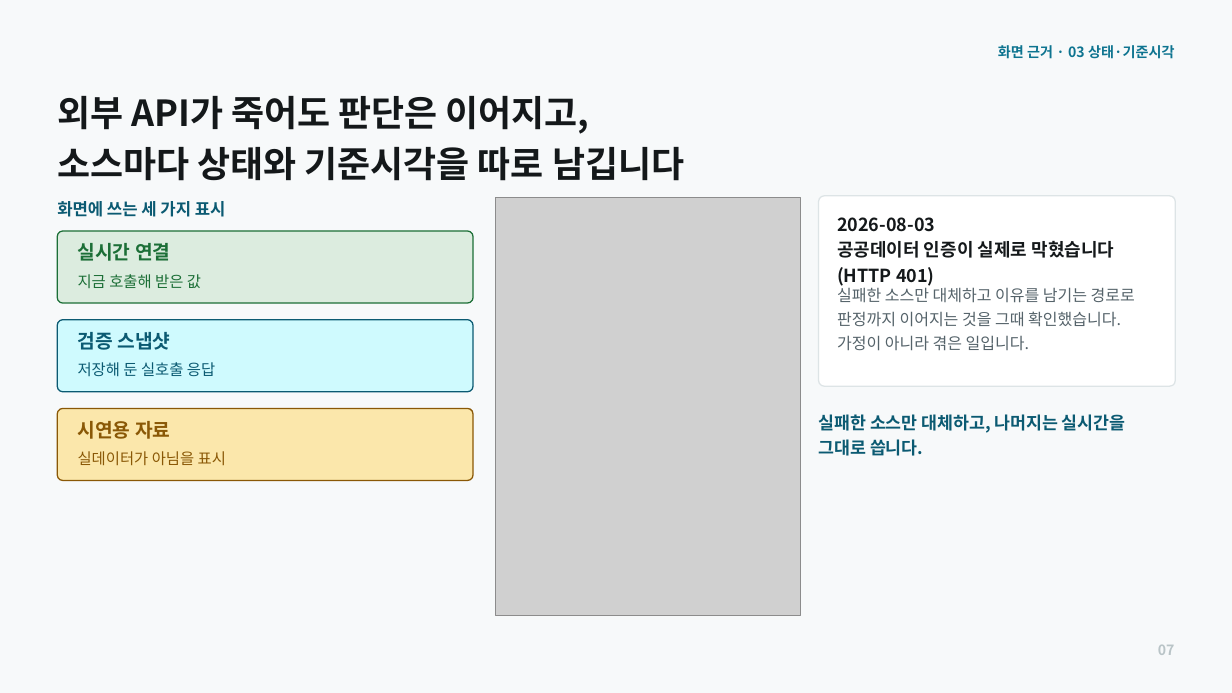
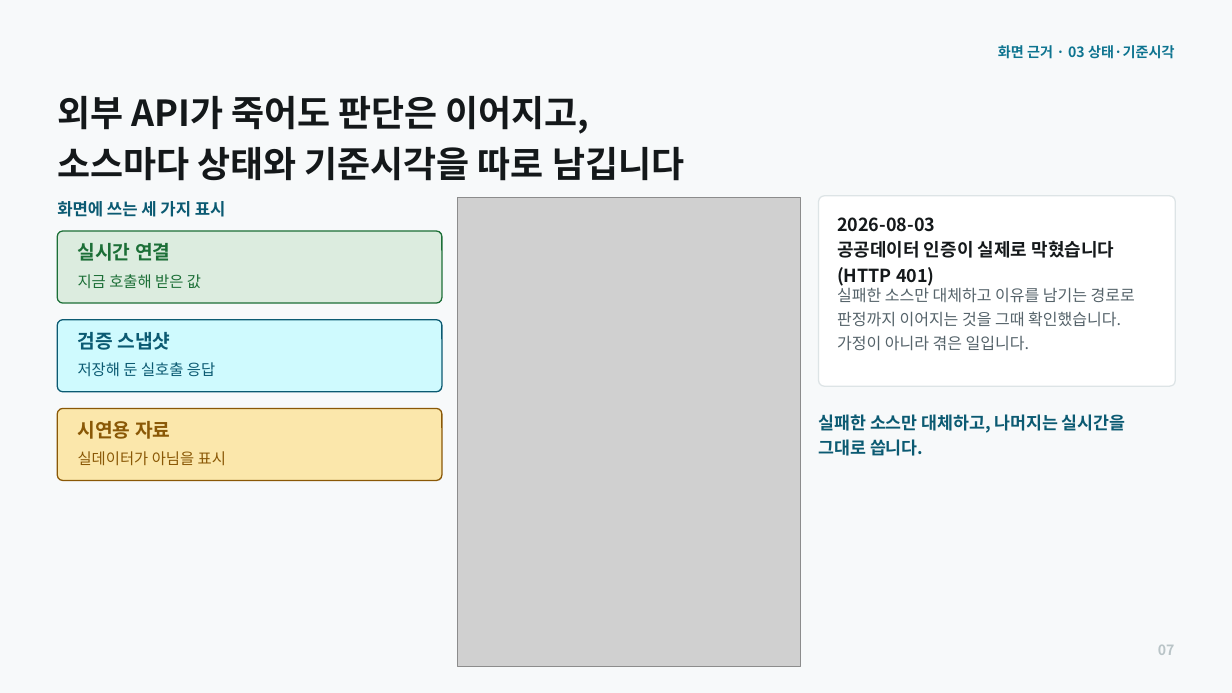
Before and after one commit to kzming2007/batboda, a slide deck: slide 7 of 발표/20260805_밭보다_본선발표_v2.pptx. Drawn at 1232x693 pixels with LibreOffice and Linux fonts; fonts in the diff are those of the drawing; grey boxes stand for pictures. Boxes give left, top, right and bottom in pixels: in the first picture for what was removed or moved away, otherwise in the second. Text is boxed around its words. In the diff, an @@ line names an element or a change of style, - is before the commit and + after.

```diff
--- a/발표/20260805_밭보다_본선발표_v2.pptx
+++ b/발표/20260805_밭보다_본선발표_v2.pptx
@@ picture: place and size @@
-picture at (495, 198, 800, 616)
+picture at (458, 198, 800, 666)
@@ rounded rectangle: place and size @@
-rounded rectangle at (57, 231, 473, 303)
+rounded rectangle at (57, 231, 442, 303)
@@ rounded rectangle: place and size @@
-rounded rectangle at (57, 320, 473, 392)
+rounded rectangle at (57, 320, 442, 392)
@@ rounded rectangle: place and size @@
-rounded rectangle at (57, 409, 473, 481)
+rounded rectangle at (57, 409, 442, 481)
```
Also in this commit, not shown: 7 other slides changed, 5 other files.
